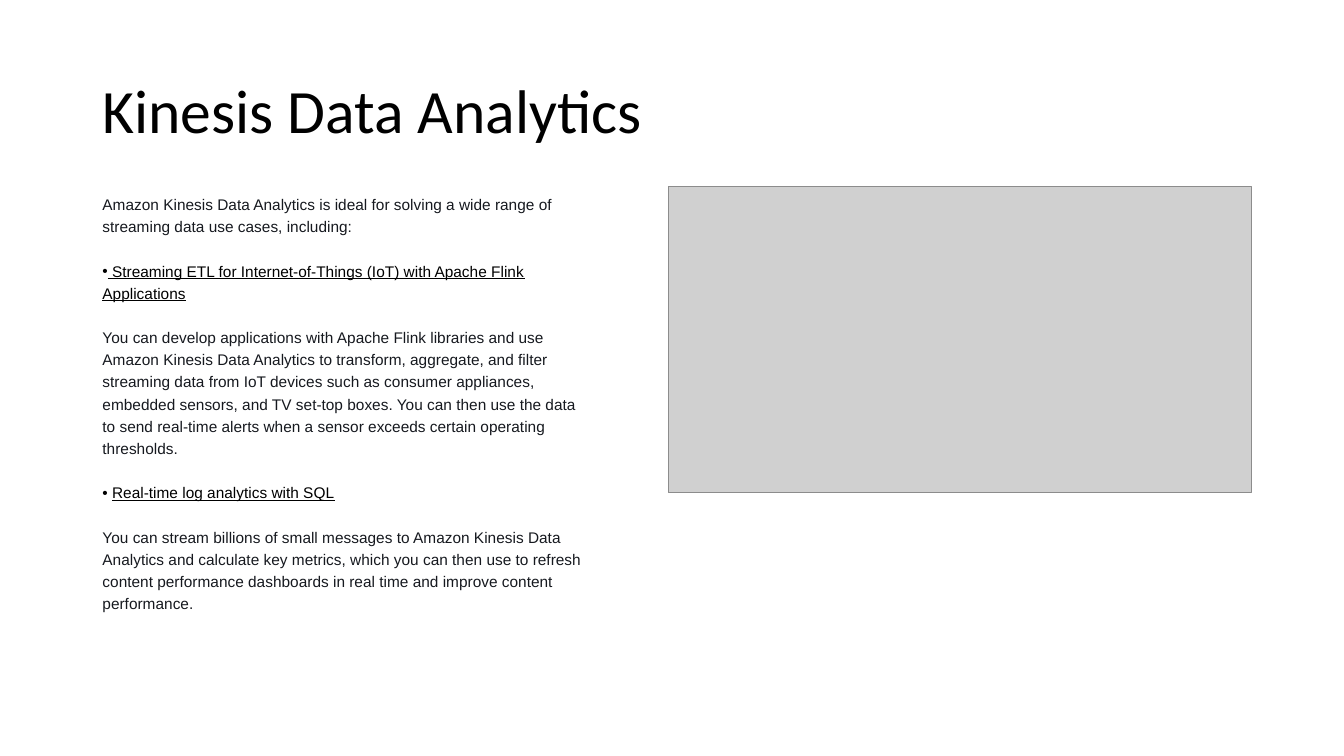
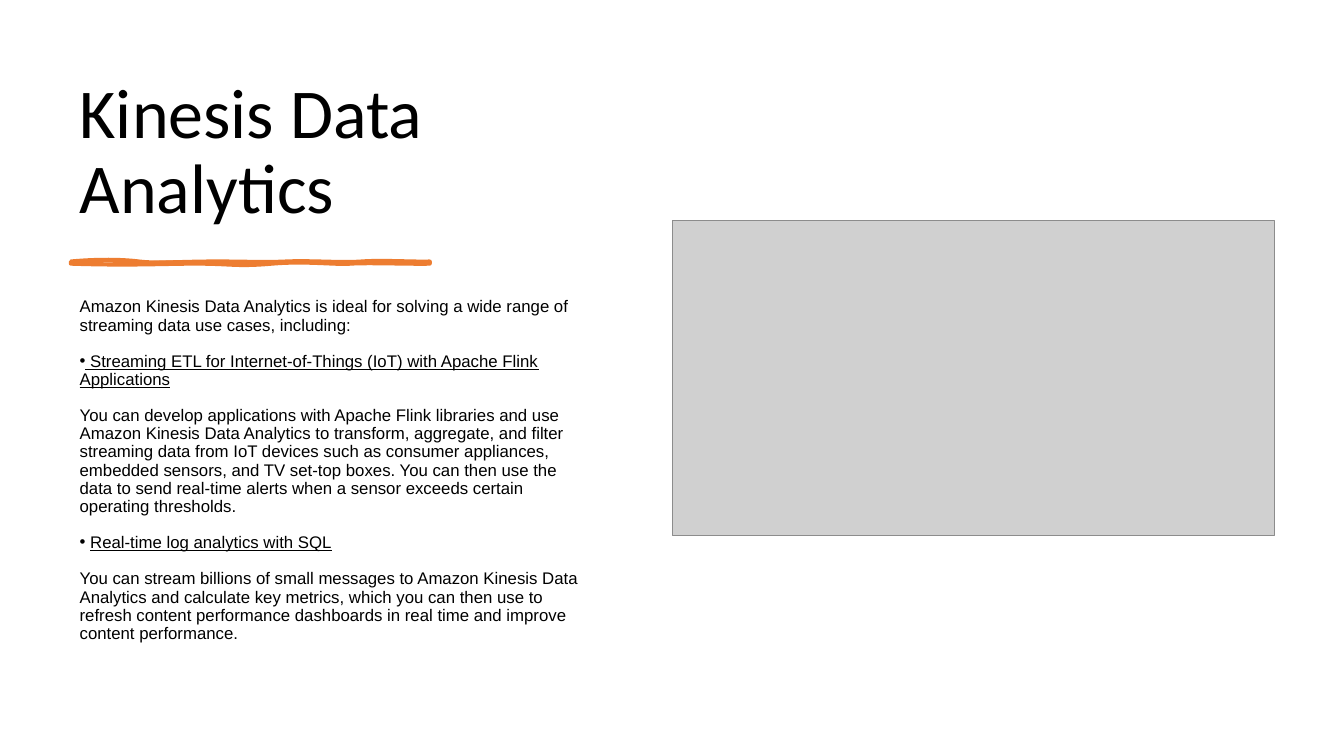
Before and after one commit to IlyaChakun/aws-iba-courses, a slide deck: slide 14 of lecture-materials/Analytics/Kinesis/Kinesis.pptx (slide 11 before the commit). Drawn at 1344x756 pixels with LibreOffice and Linux fonts; fonts in the diff are those of the drawing; grey boxes stand for pictures. Boxes give left, top, right and bottom in pixels: in the first picture for what was removed or moved away, otherwise in the second. Text is boxed around its words. In the diff, an @@ line names an element or a change of style, - is before the commit and + after.

```diff
--- a/lecture-materials/Analytics/Kinesis/Kinesis.pptx
+++ b/lecture-materials/Analytics/Kinesis/Kinesis.pptx
@@ title "Kinesis Data Analytics": place and size @@
-title "Kinesis Data Analytics" at <box>102,90,642,143</box>
+title "Kinesis Data Analytics" at <box>80,90,422,225</box>
@@ title "Kinesis Data Analytics" at <box>80,90,422,225</box>: size 44 to 50 pt; vertical alignment middle to bottom @@
@@ picture: place and size @@
-picture at <box>668,187,1252,493</box>
+picture at <box>673,220,1274,535</box>
@@ freeform shape added at <box>71,262,430,264</box>, fill #ED7D31, outline #ED7D31 3 pt @@
@@ text "Amazon Kinesis Data Analytics is ...": place and size @@
-text "Amazon Kinesis Data Analytics is ..." at <box>102,199,581,612</box>
+text "Amazon Kinesis Data Analytics is ..." at <box>80,300,577,643</box>
@@ text "Amazon Kinesis Data Analytics is ..." at <box>80,300,577,643</box>: size 11 to 12 pt; text colour #16191F to #000000 in "Amazon Kinesis Data Analytics is ideal for ...", "You can develop applications with Apache Flink ...", "You can stream billions of small messages ..."; line spacing 1.2 to 0.9 @@
```
Also in this commit, not shown: 12 other slides changed, 6 slides added, 2 slides removed.
